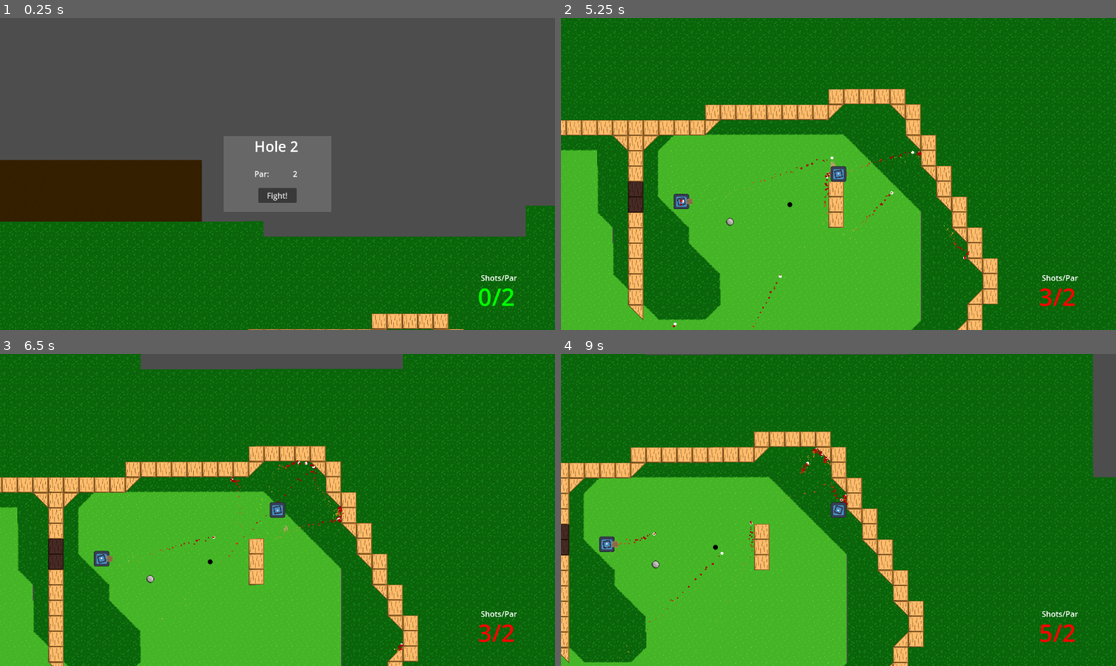
Above: before the commit, frames 1-4 (two rows, left to right).
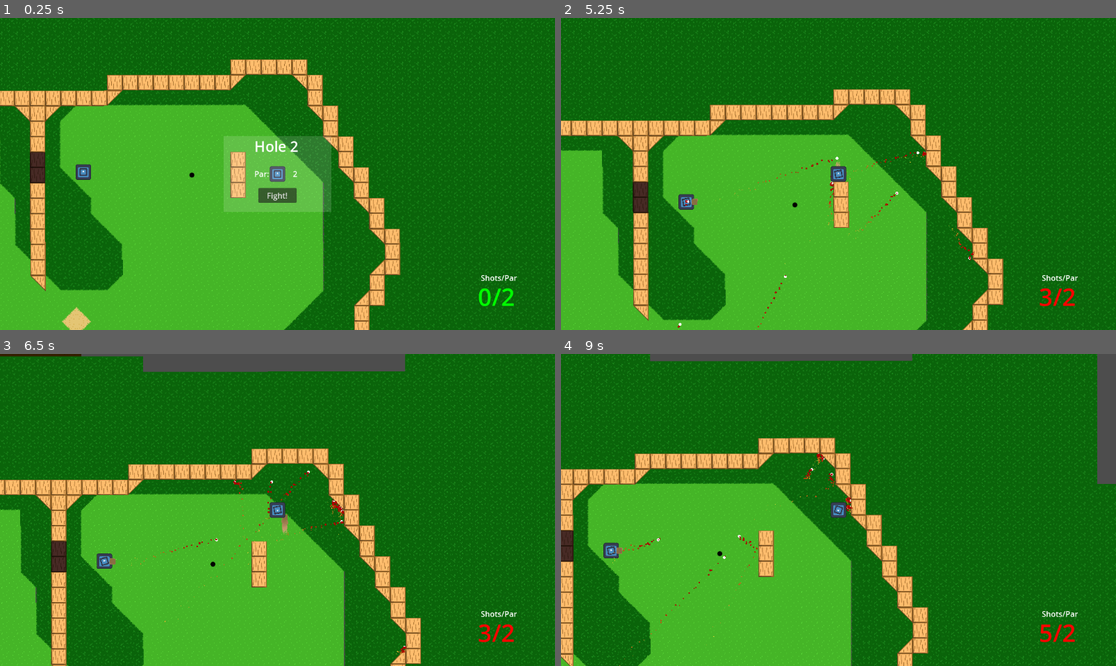
Above: after the commit, the same moments.

Repository: Sabertooth-Software/Bunker-Buster
Game: Godot game, scene res://Scenes/Levels/Hole 2.tscn
The game is run twice, just before and just after one commit, with the same random seed, the same clock (stepped at 60 frames per second) and the same inputs. This scene is started directly instead of the project's main scene. The engine's default icon, where the game draws it, is replaced by a stand-in: a white triangle on a blue panel in a dark square.
Inputs (mouse positions are in pixels of both pictures, inside the frame that each line leads up to):
- Up to frame 1 (0.25 s): no input
- Up to frame 2 (5.25 s): click "Fight!" at 0.5 s; tap Enter at 1.25 s; move the mouse to (810, 236) at 1.27 s; press the mouse at (810, 236) at 1.28 s; hold Up (up) 1.28-2.78 s; move the mouse to (1005, 220) at 2.02 s; release the mouse at (1005, 220) at 2.03 s; tap Space (shoot) at 2.1, 3.6, 5.1 s; move the mouse to (672, 127) at 2.77 s; press the mouse at (672, 127) at 2.78 s; hold A (left) 2.78-4.28 s; move the mouse to (866, 174) at 3.52 s; release the mouse at (866, 174) at 3.53 s; move the mouse to (755, 96) at 4.27 s; press the mouse at (755, 96) at 4.28 s; hold S (down) 4.28-5.03 s; move the mouse to (960, 158) at 5.02 s; release the mouse at (960, 158) at 5.03 s; hold Right (right) from 5.03 s (still down)
- Up to frame 3 (6.5 s): move the mouse to (166, 525) at 5.77 s; release Right (right) at 5.78 s; press the mouse at (166, 525) at 5.78 s; hold Up (up) from 5.78 s (still down)
- Up to frame 4 (9 s): move the mouse to (894, 441) at 6.52 s; release Up (up) at 6.53 s; release the mouse at (894, 441) at 6.53 s; hold Right (right) 6.53-8.78 s; tap Space (shoot) at 6.6, 8.1 s; move the mouse to (810, 572) at 7.27 s; press the mouse at (810, 572) at 7.28 s; move the mouse to (1005, 556) at 8.02 s; release the mouse at (1005, 556) at 8.03 s; move the mouse to (672, 463) at 8.77 s; press the mouse at (672, 463) at 8.78 s; hold S (down) from 8.78 s (still down)

The runs differ from the first frame. In frame 1, 86% of the frame differs, in the area x 0-100%, y 0-100%; in frame 2, 12%; in frame 3, 12%; in frame 4, 14%.

Commit message:
Golf ball visibility + camera bug fix

Diff:
--- a/Scenes/Bullet.tscn
+++ b/Scenes/Bullet.tscn
@@ -12,7 +12,7 @@
 
 [node name="Bullet" type="RigidBody2D"]
 collision_layer = 16
-collision_mask = 11
+collision_mask = 27
 gravity_scale = 2.66454e-15
 continuous_cd = 1
 contact_monitor = true
--- a/Scenes/Components/game_camera.tscn
+++ b/Scenes/Components/game_camera.tscn
@@ -3,5 +3,6 @@
 [ext_resource type="Script" path="res://Scripts/Camera.gd" id="1_dohfc"]
 
 [node name="Game camera" type="Camera2D"]
+process_mode = 3
 position = Vector2(451, -278)
 script = ExtResource("1_dohfc")
--- a/Scripts/Objects/golf_ball.gd
+++ b/Scripts/Objects/golf_ball.gd
@@ -17,6 +17,8 @@
 # Called when the node enters the scene tree for the first time.
 func _ready():
 	terrain_detector.terrain_changed.connect(_on_terrain_chnaged)
+	GameModeManager.change_mode.connect(_on_change_mode)
+	visible = GameModeManager.get_current_mode() == GameModeManager.Mode.GOLF
 	_deccel = terrain_map[Terrain.Type.GRASS]
 
 func _process(_delta):
@@ -43,3 +45,6 @@
 
 func _on_terrain_chnaged(new_terrain: Terrain.Type):
 	_deccel = terrain_map[new_terrain]
+
+func _on_change_mode(new_mode: GameModeManager.Mode):
+	visible = GameModeManager.get_current_mode() == GameModeManager.Mode.GOLF
